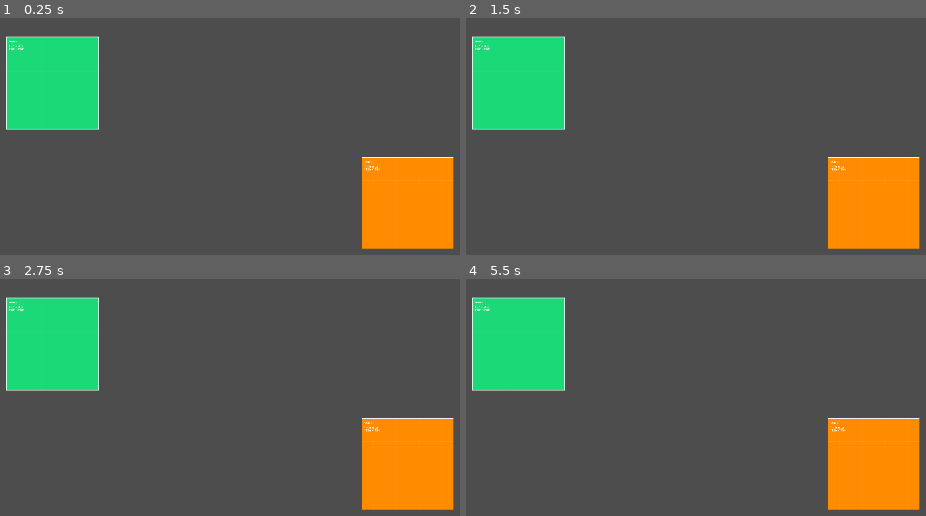
Above: before the commit, frames 1-4 (two rows, left to right).
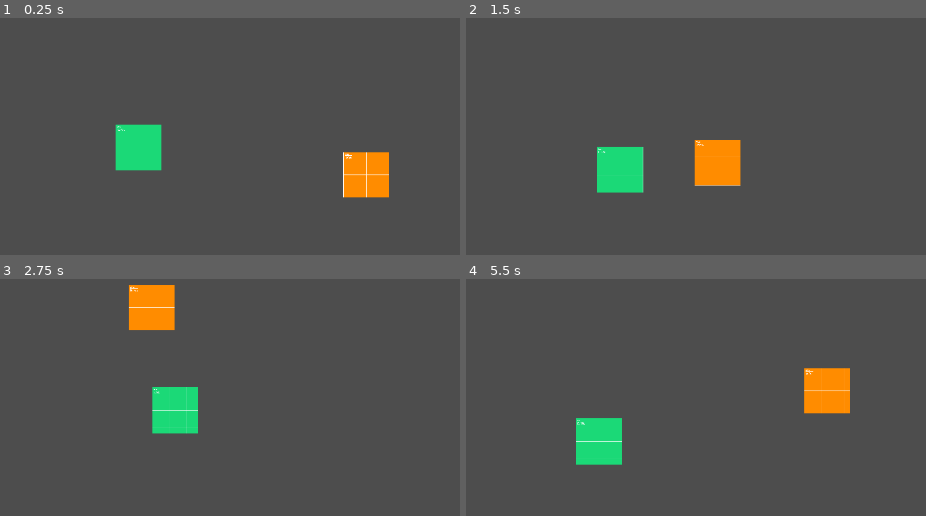
Above: after the commit, the same moments.

Repository: LatinyFroggie/GodotTest
Game: Godot game, scene res://node_2d.tscn
Two runs of this game, one before a commit and one after it. Both use one fixed random seed, a clock stepped at 60 frames per second and the inputs below.
Inputs:
- Up to frame 1 (0.25 s): no input
- Up to frame 2 (1.5 s): tap Enter at 0.5 s; hold D 0.53-1.28 s; hold S from 1.28 s (still down)
- Up to frame 3 (2.75 s): release S at 2.03 s; hold D from 2.03 s (still down)
- Up to frame 4 (5.5 s): release D at 2.78 s; hold W 2.78-3.53 s; hold A 3.53-5.03 s; hold S from 5.03 s (still down)

The runs differ from the first frame. In frame 1, 18% of the frame differs, in the area x 1-99%, y 7-98%; in frame 2, 20%; in frame 3, 20%; in frame 4, 20%.

Commit message:
Camera & Movement

Diff:
--- a/aigc/movement.gd
+++ b/aigc/movement.gd
@@ -1,19 +1,18 @@
 extends CharacterBody2D
 
-var speed = 250
+var speed = 500
 
-func _physics_process(_delta):
+func _process(delta):
 	var motion = Vector2()
-
-	if Input.is_action_pressed("KEY_A"):
+	if Input.is_key_pressed(KEY_A):
 		motion.x -= 1
-	if Input.is_action_pressed("KEY_D"):
+	if Input.is_key_pressed(KEY_D):
 		motion.x += 1
-	if Input.is_action_pressed("KEY_W"):
+	if Input.is_key_pressed(KEY_W):
 		motion.y -= 1
-	if Input.is_action_pressed("KEY_S"):
+	if Input.is_key_pressed(KEY_S):
 		motion.y += 1
-
-	motion = motion.normalized() * speed
+#.normalized()
+	motion = motion * speed
 	velocity = motion  # Set the velocity property
 	move_and_slide()   # This now uses the built-in velocity
--- a/aigc/node_2d.tscn
+++ b/aigc/node_2d.tscn
@@ -1,30 +1,41 @@
-[gd_scene load_steps=5 format=3 uid="uid://bbwx5khanpfxj"]
+[gd_scene load_steps=6 format=3 uid="uid://bbwx5khanpfxj"]
 
 [ext_resource type="Script" uid="uid://biiijpb6qiree" path="res://movement.gd" id="1_0e48y"]
 [ext_resource type="Texture2D" uid="uid://bppk7udmicb2u" path="res://addons/kenney_prototype_textures/green/texture_01.png" id="2_0e48y"]
 [ext_resource type="Texture2D" uid="uid://b520f1dfcoa4" path="res://addons/kenney_prototype_textures/orange/texture_01.png" id="3_epypp"]
 
-[sub_resource type="RectangleShape2D" id="RectangleShape2D_wtcfe"]
+[sub_resource type="RectangleShape2D" id="RectangleShape2D_epypp"]
+size = Vector2(132, 132)
+
+[sub_resource type="RectangleShape2D" id="RectangleShape2D_0hol4"]
 size = Vector2(132, 132)
 
 [node name="Node2D" type="Node2D"]
 
 [node name="CharacterBody2D" type="CharacterBody2D" parent="."]
-position = Vector2(196, -8)
+position = Vector2(-321, 174)
+input_pickable = true
 script = ExtResource("1_0e48y")
 
 [node name="Sprite2D" type="Sprite2D" parent="CharacterBody2D"]
-position = Vector2(256, 239)
 scale = Vector2(0.13, 0.13)
 texture = ExtResource("2_0e48y")
 
+[node name="Camera2D" type="Camera2D" parent="CharacterBody2D"]
+zoom = Vector2(0.5, 0.5)
+position_smoothing_enabled = true
+position_smoothing_speed = 4.2
+
 [node name="CollisionShape2D" type="CollisionShape2D" parent="CharacterBody2D"]
-position = Vector2(768, 412)
-shape = SubResource("RectangleShape2D_wtcfe")
+shape = SubResource("RectangleShape2D_epypp")
 
-[node name="CollisionShape2D" type="CollisionShape2D" parent="."]
+[node name="Area2D" type="Area2D" parent="."]
 
-[node name="Sprite2D" type="Sprite2D" parent="CollisionShape2D"]
-position = Vector2(964, 404.25)
+[node name="Sprite2D" type="Sprite2D" parent="Area2D"]
+position = Vector2(336, 253)
 scale = Vector2(0.128906, 0.128418)
 texture = ExtResource("3_epypp")
+
+[node name="CollisionShape2D" type="CollisionShape2D" parent="Area2D"]
+position = Vector2(336, 253)
+shape = SubResource("RectangleShape2D_0hol4")
--- a/aigc/project.godot
+++ b/aigc/project.godot
@@ -17,6 +17,35 @@
 
 [input]
 
+Left={
+"deadzone": 0.2,
+"events": [Object(InputEventKey,"resource_local_to_scene":false,"resource_name":"","device":0,"window_id":0,"alt_pressed":false,"shift_pressed":false,"ctrl_pressed":false,"meta_pressed":false,"pressed":false,"keycode":0,"physical_keycode":4194319,"key_label":0,"unicode":0,"location":0,"echo":false,"script":null)
+, Object(InputEventKey,"resource_local_to_scene":false,"resource_name":"","device":0,"window_id":0,"alt_pressed":false,"shift_pressed":false,"ctrl_pressed":false,"meta_pressed":false,"pressed":false,"keycode":0,"physical_keycode":65,"key_label":0,"unicode":0,"location":0,"echo":false,"script":null)
+]
+}
+Up={
+"deadzone": 0.2,
+"events": [Object(InputEventKey,"resource_local_to_scene":false,"resource_name":"","device":0,"window_id":0,"alt_pressed":false,"shift_pressed":false,"ctrl_pressed":false,"meta_pressed":false,"pressed":false,"keycode":0,"physical_keycode":87,"key_label":0,"unicode":0,"location":0,"echo":false,"script":null)
+, Object(InputEventKey,"resource_local_to_scene":false,"resource_name":"","device":0,"window_id":0,"alt_pressed":false,"shift_pressed":false,"ctrl_pressed":false,"meta_pressed":false,"pressed":false,"keycode":0,"physical_keycode":4194320,"key_label":0,"unicode":0,"location":0,"echo":false,"script":null)
+]
+}
+Right={
+"deadzone": 0.2,
+"events": [Object(InputEventKey,"resource_local_to_scene":false,"resource_name":"","device":0,"window_id":0,"alt_pressed":false,"shift_pressed":false,"ctrl_pressed":false,"meta_pressed":false,"pressed":false,"keycode":0,"physical_keycode":68,"key_label":0,"unicode":0,"location":0,"echo":false,"script":null)
+, Object(InputEventKey,"resource_local_to_scene":false,"resource_name":"","device":0,"window_id":0,"alt_pressed":false,"shift_pressed":false,"ctrl_pressed":false,"meta_pressed":false,"pressed":false,"keycode":0,"physical_keycode":4194321,"key_label":0,"unicode":0,"location":0,"echo":false,"script":null)
+]
+}
+Down={
+"deadzone": 0.2,
+"events": [Object(InputEventKey,"resource_local_to_scene":false,"resource_name":"","device":0,"window_id":0,"alt_pressed":false,"shift_pressed":false,"ctrl_pressed":false,"meta_pressed":false,"pressed":false,"keycode":0,"physical_keycode":83,"key_label":0,"unicode":0,"location":0,"echo":false,"script":null)
+, Object(InputEventKey,"resource_local_to_scene":false,"resource_name":"","device":0,"window_id":0,"alt_pressed":false,"shift_pressed":false,"ctrl_pressed":false,"meta_pressed":false,"pressed":false,"keycode":0,"physical_keycode":4194322,"key_label":0,"unicode":0,"location":0,"echo":false,"script":null)
+]
+}
+Click={
+"deadzone": 0.2,
+"events": [Object(InputEventMouseButton,"resource_local_to_scene":false,"resource_name":"","device":-1,"window_id":0,"alt_pressed":false,"shift_pressed":false,"ctrl_pressed":false,"meta_pressed":false,"button_mask":0,"position":Vector2(0, 0),"global_position":Vector2(0, 0),"factor":1.0,"button_index":1,"canceled":false,"pressed":false,"double_click":false,"script":null)
+]
+}
 left={
 "deadzone": 0.2,
 "events": [Object(InputEventKey,"resource_local_to_scene":false,"resource_name":"","device":0,"window_id":0,"alt_presse …(189 unchanged characters)…
Not shown, changed: .gitignore
